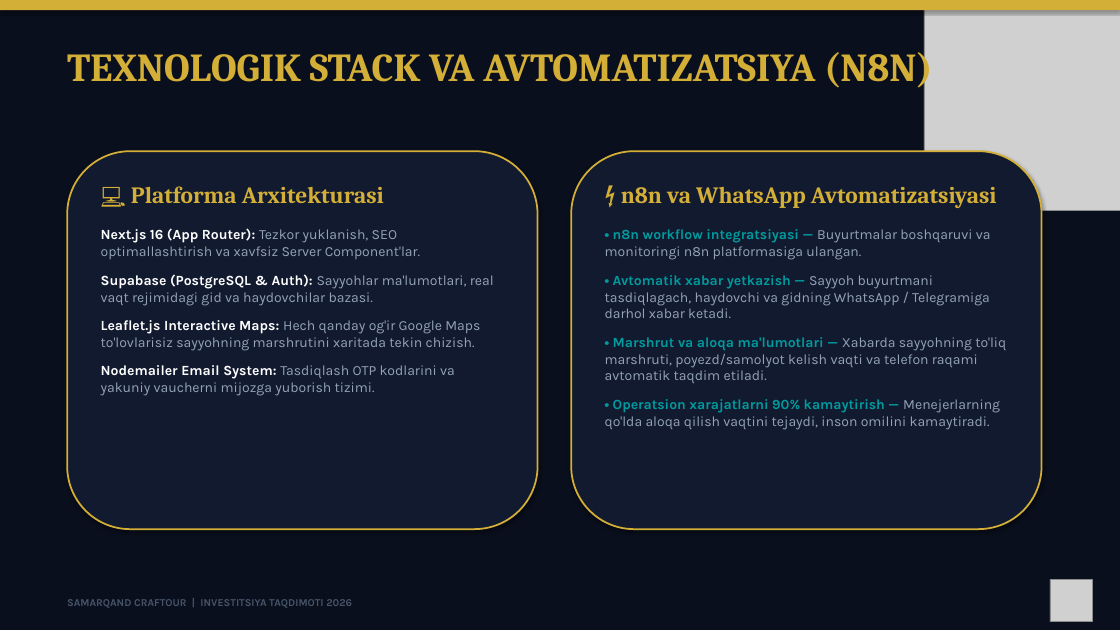
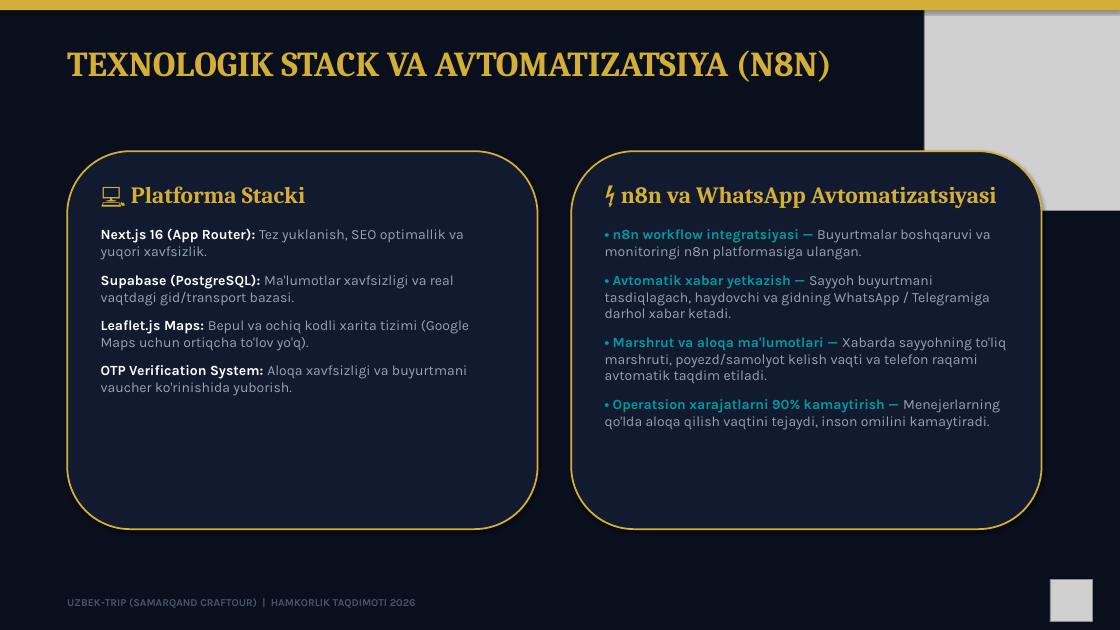
Before and after one commit to mikemukhriddin-hub/uzbek-trip-, a slide deck: slide 8 of Samarqand_CrafTour_Investor_Pitch_Deck.pptx (slide 7 before the commit). Drawn at 1120x630 pixels with LibreOffice and Linux fonts; fonts in the diff are those of the drawing; grey boxes stand for pictures. Boxes give left, top, right and bottom in pixels: in the first picture for what was removed or moved away, otherwise in the second. Text is boxed around its words. In the diff, an @@ line names an element or a change of style, - is before the commit and + after.

```diff
--- a/Samarqand_CrafTour_Investor_Pitch_Deck.pptx
+++ b/Samarqand_CrafTour_Investor_Pitch_Deck.pptx
@@ text "TEXNOLOGIK STACK VA AVTOMATIZATSIYA (N8N)" at bbox=[67, 50, 832, 82]: size 34 to 30 pt @@
@@ text at bbox=[101, 186, 469, 396]: text changed @@
-💻 Platforma Arxitekturasi
-Next.js 16 (App Router): Tezkor yuklanish, SEO optimallashtirish va xavfsiz Server Component'lar.
-Supabase (PostgreSQL & Auth): Sayyohlar ma'lumotlari, real vaqt rejimidagi gid va haydovchilar bazasi.
-Leaflet.js Interactive Maps: Hech qanday og'ir Google Maps to'lovlarisiz sayyohning marshrutini xaritada tekin chizish.
-Nodemailer Email System: Tasdiqlash OTP kodlarini va yakuniy vaucherni mijozga yuborish tizimi.
+💻 Platforma Stacki
+Next.js 16 (App Router): Tez yuklanish, SEO optimallik va yuqori xavfsizlik.
+Supabase (PostgreSQL): Ma'lumotlar xavfsizligi va real vaqtdagi gid/transport bazasi.
+Leaflet.js Maps: Bepul va ochiq kodli xarita tizimi (Google Maps uchun ortiqcha to'lov yo'q).
+OTP Verification System: Aloqa xavfsizligi va buyurtmani vaucher ko'rinishida yuborish.
@@ text at bbox=[67, 599, 416, 608]: text changed @@
-SAMARQAND CRAFTOUR | INVESTITSIYA TAQDIMOTI 2026
+UZBEK-TRIP (SAMARQAND CRAFTOUR) | HAMKORLIK TAQDIMOTI 2026
```
Also in this commit, not shown: 1 other slide changed, 10 slides added, 6 slides removed, 2 other files.
